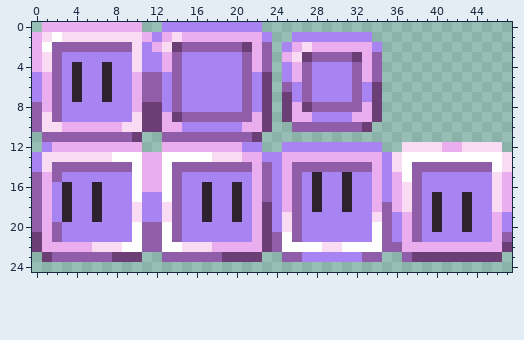
Pixel-art file -- games/Phaser-Snake-Game/public/assets/sprites/snakeSheetDefault.aseprite. The picture above was drawn from the file before the commit.
48x48 pixels, 1 frame. Shown: x 0..47, y 0..24.
After the commit:
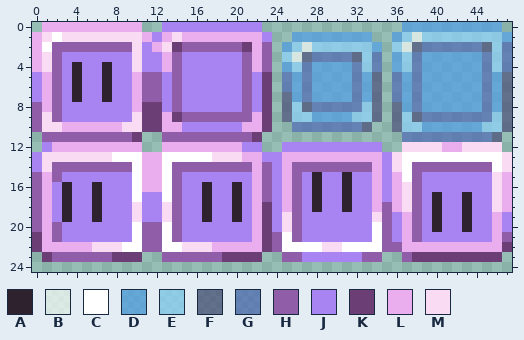
Palette (. is transparent): A #2e222f  B #ffffffab  C #ffffff  D #4d9be6ab  E #8fd3ffab  F #484a77ab  G #4d65b4ab  H #905ea9  J #a884f3  K #6b3e75  L #eaaded  M #f9dcf3
The exact change:
{"change": "layer \"Layer 2\" opacity 67% added"}
{"where": "layer \"Layer 2\""}
{"y":0,"x":37,"old":"..........","new":"DDDDDDDDDD"}
{"y":1,"x":26,"old":"JJJJJJJJ","new":"DDDDDDDD"}
{"y":1,"x":36,"old":"............","new":"DEBEEEEEEEED"}
{"y":2,"x":25,"old":"JLMLLLLLLJ","new":"DEBEEEEEED"}
{"y":2,"x":36,"old":"............","new":"EBFGGGGGGFEG"}
{"y":3,"x":25,"old":"LMKHHHHKLH","new":"EBFGGGGFEG"}
{"y":3,"x":36,"old":"............","new":"DEGDDDDDDGEG"}
{"y":4,"x":25,"old":"JLHJJJJHLH","new":"DEGDDDDGEG"}
{"y":4,"x":36,"old":"............","new":"DEGDDDDDDGEG"}
{"y":5,"x":25,"old":"JLHJJJJHLH","new":"GDGDDDDGDF"}
{"y":5,"x":36,"old":"............","new":"GDGDDDDDDGDF"}
{"y":6,"x":25,"old":"HJHJJJJHJK","new":"GDGDDDDGDF"}
{"y":6,"x":36,"old":"............","new":"GDGDDDDDDGDF"}
{"y":7,"x":25,"old":"KJHJJJJHJK","new":"FDGDDDDGDF"}
{"y":7,"x":36,"old":"............","new":"GDGDDDDDDGDF"}
{"y":8,"x":25,"old":"KLKHHHHHLK","new":"FEFGGGGGEF"}
{"y":8,"x":36,"old":"............","new":"FDGDDDDDDGDF"}
{"y":9,"x":25,"old":"KLLJJJJLLK","new":"FEEDDDDEEF"}
{"y":9,"x":36,"old":"............","new":"FEFGGGGGGGEF"}
{"y":10,"x":26,"old":"HHHHHHHK","new":"GGGGGGGF"}
{"y":10,"x":36,"old":"............","new":"FEEDDDDDDEEF"}
{"y":11,"x":37,"old":"..........","new":"GGGGGGGGGF"}
{"label":"changed","picture_box":[282,22,512,142]}
